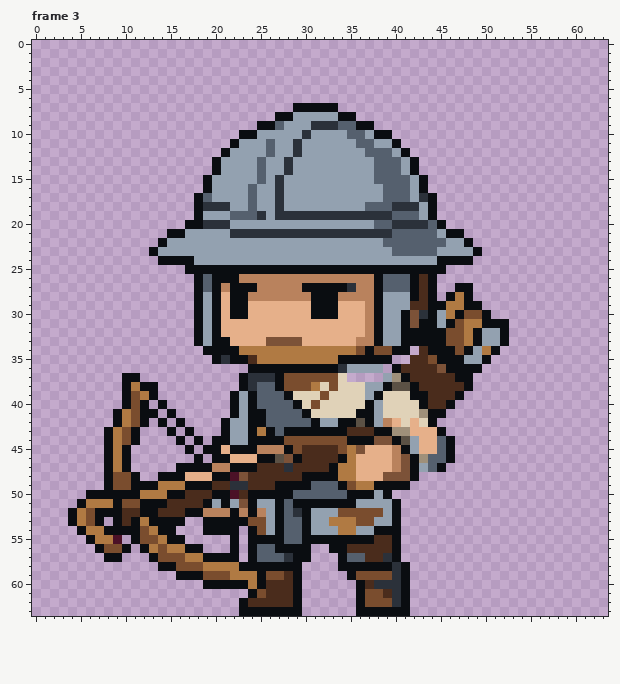
Two states of a pixel-art file, ArtSource/RemainingCast/Idles/CrossbowGuard_Idle.aseprite. That is the earlier state.
64x64 pixels, 9 frames. Shown: frame 3. The commit also changed other frames, which this record leaves out.
The same view after the edit:
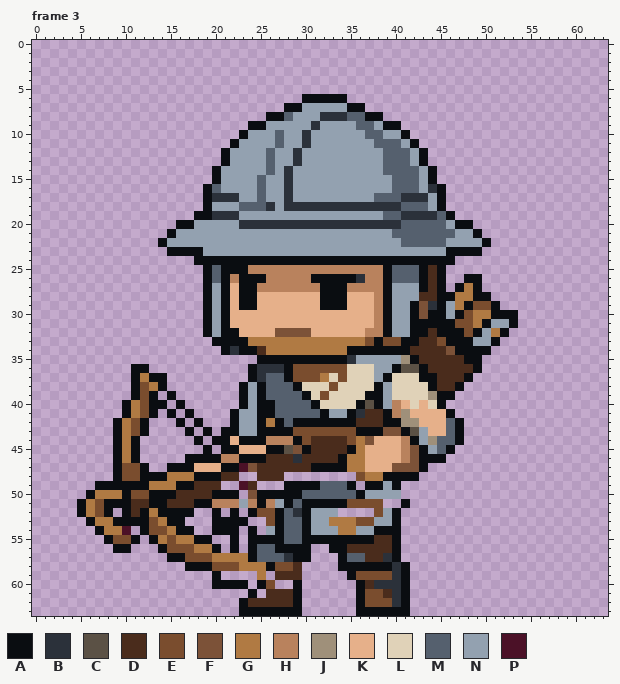
Palette (. is transparent): A #0a0d11  B #2b313a  C #5b5145  D #4a2c1c  E #7a4d2e  F #7c5238  G #b07a43  H #b9825d  J #9f907a  K #e6b08a  L #e0d2b8  M #55606e  N #93a1b0  P #4b1127
From old to new:
--- frame 3
@@ x 0..63 @@
  5 ................................................................
- 6 ................................................................
- 7 .............................AAAAA..............................
- 8 ...........................AANNNNNAA............................
- 9 .........................AAMNNNBBBMMAA..........................
-10 .......................AANNNNNBNNNNMMNAA........................
-11 ......................ANNNMNNBNNNNNNMMNNA.......................
-12 .....................ANNNNMNNBNNNNNNNMMMNA......................
-13 ....................ANNNNMNNBNNNNNNNNNMMMNA.....................
-14 ....................ANNNNMNNBNNNNNNNNNMMMNA.....................
-15 ...................ANNNNNMNBNNNNNNNNNNMMMMNA....................
-16 ...................ANNNNMNNBNNNNNNNNNNNMMMNA....................
-17 ..................AMNNNNMNNBNNNNNNNNNNNMMMNBA...................
-18 ..................ABBBNNMNNBNNNNNNNNNMMMBBBNA...................
-19 ..................ANNNMMMBNBBBBBBBBBBBBBMMMNA...................
-20 .................AABBBNNNNNNNNNNNNNNNNMMBBBBMA..................
-21 ...............AANNNNNBBBBBBBBBBBBBBBBBBMMMMMNAA................
-22 ..............ANNNNNNNNNNNNNNNNNNNNNNNNMMMMMMMNNA...............
-23 .............ANNNNNNNNNNNNNNNNNNNNNNNNNNMMMMMNNNNA..............
-24 ..............AAAANNNNNNNNNNNNNNNNNNNNNNNNNNNAAAA...............
-25 .................AAAAAAAAAAAAAAAAAAAAAAAAAAAAA..................
-26 ..................AMAAAHHHHHHHHHHHHHHHAMMMADA...................
-27 ..................AMAHAAAHHHHHAAAAABHHAMMMADA..AA...............
-28 ..................ANAKAAHHHHHHHAAAHHHHANNNADA.AGA...............
-29 ..................ANAKAAKKKKKKKAAAKKKHANNNDDAAGGAA..............
-30 ..................ANAKAAKKKKKKKAAAKKKHANNAFBANGAEEA.............
-31 ..................ANAKKKKKKKKKKKKKKKKHANNAFAANAEGGAAA...........
-32 ..................ANAKKKKKKKKKKKKKKKKHANNAAAAAEEGANNA...........
-33 ..................ANAAKKKKFFFFKKKKKKHHANNAAAAAEEGANNA...........
-34 ...................AAAAGGGGGGGGGGGGGEAEEAA.DAAAEANGA............
-35 ....................ABAADGGGGGGGGGAAAAAA..DDEAAANNA.............
-36 ........................AAAAAAAAAABNNNN.ADDDDFAAAA..............
-37 ..........AA...........ABBBAEEEEEEL....NJADDDDDAA...............
-38 ..........AGAA.........ABMMAEEEGLELLLNNACCADDDDDA...............
-39 ..........AEGA........ANAMMMALLLELLLLNALLLAADDDA................
-40 ..........AEA.A.......ANAMMMMALELLLLLANLLLLADDA.................
-41 .........AGEAA.A......ANAAMMMMALLLLLAANLLLLJAA..................
-42 .........AGEA.A.A....ANNAAMMMMMANNAACANHKLKLA...................
-43 ........AGEA...A.A...ANNAGAMAAAAAAADDDAAJJKKKA..................
-44 ........AGEA....A.A.AANNAAAAEEEEEEEAAAFFACNKKMA.................
-45 ........AGA......A.AAKAAAHHHAEDDDDEGFKKKHANKKMA.................
-46 ........AGA.......A.AAKKKAACFADDDDAGKKKKHFAJMMA.................
-47 ........AGA.....AAAAHHAAADDDBDDDDAGGKKKKHFANMA..................
-48 ........AEEA..AAAKKKAAPFDDDDDDAAAAGGKKKFFFA.....................
-49 ........AEEAAAGGGAAADDBBDDDAAAAMMMAEGGAAAA......................
-50 ......AAAAAAGGGAADDDAAPDAAAAAMMMMMMAAANA........................
-51 .....AGGGAEEAAADDDDANANFANNAMAAAAAAANNNNA.......................
-52 ....AGEAAADDAADDDAAHHHAHAHNAMBANNNEEEEENA.......................
-53 ....AGEA.ADAGAAAA..AAAAAEENAMMANNGGGEENNA.......................
-54 .....AGGAAAAEGAA...AAAA.AENAMMANNNGGNNAAA.......................
-55 ......AGGP.AEEGAA.....A.AAAAMMAAAAAAAADDA.......................
-56 .......AEEA.AGEGGAA...A.AMMAAAA..AADDDDDA.......................
-57 ........AA...AEEEGGAAAA.AMMMBAA...AMMDDBA.......................
-58 ..............AAEEEGGGGAAAAAAA....AAAAAABA......................
-59 ................AAAEEEGGGAEEDA.....AEEEEBA......................
-60 ...................AAAAAGADDDA......ADBBBA......................
-61 ........................AEDDDA......AEEDBA......................
+ 6 ..............................AAAAA.............................
+ 7 ............................AANNNNNAA...........................
+ 8 ..........................AAMNNNBBBMMAA.........................
+ 9 ........................AANNNNNBNNNNMMNAA.......................
+10 .......................ANNNMNNBNNNNNNMMNNA......................
+11 ......................ANNNNMNNBNNNNNNNMMMNA.....................
+12 .....................ANNNNMNNBNNNNNNNNNMMMNA....................
+13 .....................ANNNNMNNBNNNNNNNNNMMMNA....................
+14 ....................ANNNNNMNBNNNNNNNNNNMMMMNA...................
+15 ....................ANNNNMNNBNNNNNNNNNNNMMMNA...................
+16 ...................AMNNNNMNNBNNNNNNNNNNNMMMNBA..................
+17 ...................ABBBNNMNNBNNNNNNNNNMMMBBBNA..................
+18 ...................ANNNMMMBNBBBBBBBBBBBBBMMMNA..................
+19 ..................AABBBNNNNNNNNNNNNNNNNMMBBBBMA.................
+20 ................AANNNNNBBBBBBBBBBBBBBBBBBMMMMMNAA...............
+21 ...............ANNNNNNNNNNNNNNNNNNNNNNNNMMMMMMMNNA..............
+22 ..............ANNNNNNNNNNNNNNNNNNNNNNNNNNMMMMMNNNNA.............
+23 ...............AAAANNNNNNNNNNNNNNNNNNNNNNNNNNNAAAA..............
+24 ..................AAAAAAAAAAAAAAAAAAAAAAAAAAAAA.................
+25 ...................AMAAAHHHHHHHHHHHHHHHAMMMADA..................
+26 ...................AMAHAAAHHHHHAAAAABHHAMMMADA..AA..............
+27 ...................ANAKAAHHHHHHHAAAHHHHANNNADA.AGA..............
+28 ...................ANAKAAKKKKKKKAAAKKKHANNNDDAAGGAA.............
+29 ...................ANAKAAKKKKKKKAAAKKKHANNAFBANGAEEA............
+30 ...................ANAKKKKKKKKKKKKKKKKHANNAFAANAEGGAAA..........
+31 ...................ANAKKKKKKKKKKKKKKKKHANNAAAAAEEGANNA..........
+32 ...................ANAAKKKKFFFFKKKKKKHHANNAADAAAEANGA...........
+33 ....................AAAAGGGGGGGGGGGGGEAEEAADDEAAANNA............
+34 .....................ABAADGGGGGGGGGAAAAAAADDDDFAAAA.............
+35 .........................AAAAAAAAAABNNNNNJADDDDDAA..............
+36 ...........AA...........ABBBAEEEEEELLLNNACCADDDDDA..............
+37 ...........AGAA.........ABMMAEEEGLELLLNALLLAADDDA...............
+38 ...........AEGA........ANAMMMALLLELLLLANLLLLADDA................
+39 ...........AEA.A.......ANAMMMMALELLLLAANLLLLJAA.................
+40 ..........AGEAA.A......ANAAMMMMALLLLACANHKLKLA..................
+41 ..........AGEA.A.A....ANNAAMMMMMANNABDDAHJKKKKA.................
+42 .........AGEA...A.A...ANNAGAMAAAAAAADDDAAJJKKKMA................
+43 .........AGEA....A.A.AANNAAAAEEEEEEEAAAFFACNKKMA................
+44 .........AGA......A.AAKAAAHHHAEDDDDEGFKKKHANJMMA................
+45 .........AGA.......A.AAKKKAACFADDDDAGKKKKHFANMA.................
+46 .........AGA.....AAAAHHAAADDDBDDDDAGGKKKKHFAAA..................
+47 .........AEEA..AAAKKKAAPFDDDDDDAAAAGGKKKFFFA....................
+48 .........AEEAAAGGGAAADD..DDD........EGGAAAA.....................
+49 .......AAAAAAGGGAADDD..PD...AAAAMMMA.AANA.......................
+50 ......AGGGAEEAAADDDDAAA.FAAAAAMMMMMMANNNN.......................
+51 .....AGEAAADDAADDDAAHHHNHAHNAMAAAAAEEEE..A......................
+52 .....AGEA.ADAGAAAA..A.A.AEEAMBANNN....ENA.......................
+53 ......AGGAAAAEGAA...AAAA..EAMMANNGGGEENNA.......................
+54 .......AGGP.AEEGAA..AAA.A.NAMMANNNGGNNAAA.......................
+55 ........AEEA.AGEGGAA..A.AAAAMMAAAAAAAADDA.......................
+56 .........AA...AEEEGGA.A.AMMAAAA..AADDDDDA.......................
+57 ...............AAEEEGGGGAMMMBAA...AMMDDBA.......................
+58 .................AAAEEEGGGAEED....AAAAAABA......................
+59 ....................A....G.DDD.....AEEEEBA......................
+60 ....................AAAA.AE..A......ADBBBA......................
+61 ........................A.DDDA......AEEDBA......................
 62 .......................ADDDDDA......AEEEBA......................
